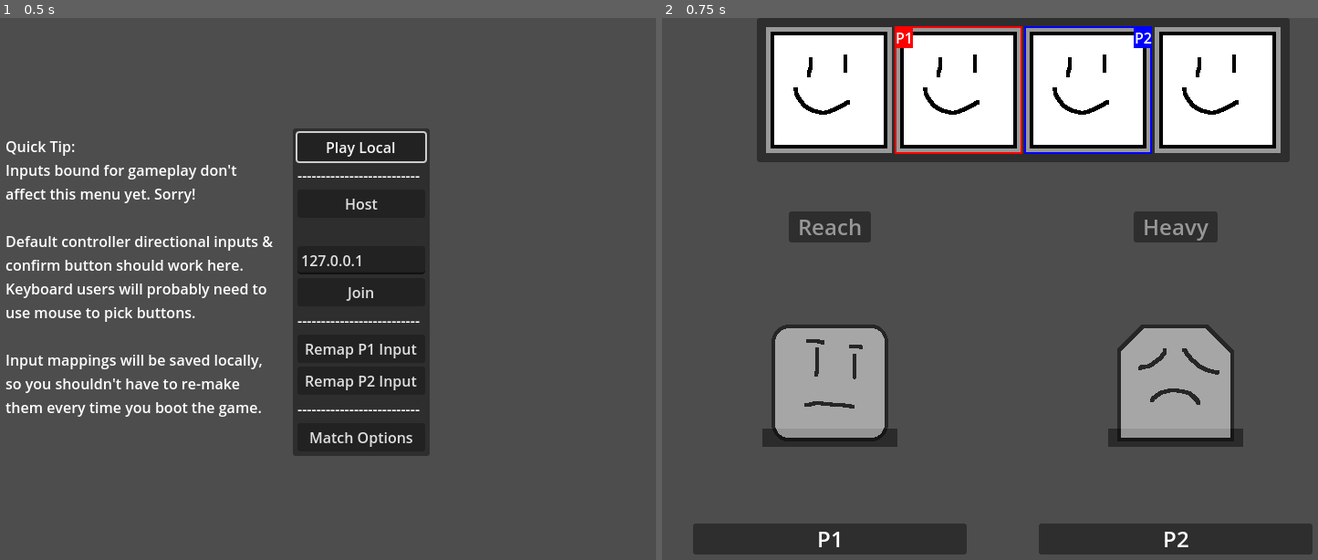
Above: before the commit, frames 1-2 (left to right).
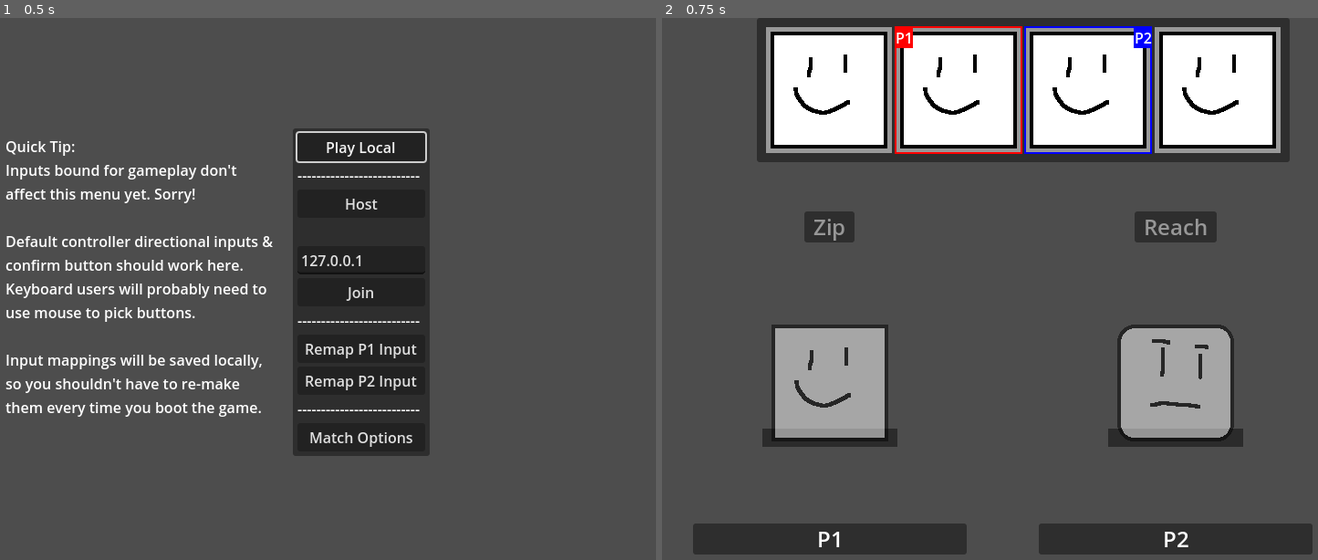
Above: after the commit, the same moments.

Repository: SamBumgardner/spellstrike
Game: Godot game, scene res://network/main.tscn
Same seed, same stepped clock (60 frames per second), same inputs: the game is played once before the commit and once after it.
Inputs:
- Up to frame 1 (0.5 s): no input
- Up to frame 2 (0.75 s): click "Play Local" at 0.5 s

Frame 1 is identical in both runs. In frame 2, 1.4% of the frame differs, in the area x 16-88%, y 35-78%.

Commit message:
add mix character spec and spritesheet

Diff:
--- /dev/null
+++ b/game/assets/data/character/character_mix.tres
@@ -0,0 +1,47 @@
+[gd_resource type="Resource" script_class="CharacterSpec" load_steps=17 format=3 uid="uid://cqsx3i7qb080q"]
+
+[ext_resource type="Texture2D" uid="uid://dqkmjkufqaohn" path="res://assets/art/placeholder_character_sheet_4.png" id="1_cqw70"]
+[ext_resource type="Texture2D" uid="uid://cdy88alpe2xwf" path="res://assets/art/placeholder_defeat_portrait.tres" id="2_wwrrx"]
+[ext_resource type="Script" path="res://player/character_spec.gd" id="3_uhk7e"]
+[ext_resource type="Texture2D" uid="uid://co1nmfg8ck3by" path="res://assets/art/special_icon.png" id="4_jjpcw"]
+[ext_resource type="Resource" uid="uid://co8nnxi0rj0m5" path="res://assets/data/states/character/speed/IdleState.tres" id="5_f7rba"]
+[ext_resource type="Resource" uid="uid://71tfhe4l4xal" path="res://assets/data/states/character/speed/WalkState.tres" id="6_c7mkc"]
+[ext_resource type="Resource" uid="uid://dehg2g8a52b78" path="res://assets/data/states/character/reach/state_reach_a.tres" id="7_5yppu"]
+[ext_resource type="Resource" uid="uid://c5hvq7bwhkhnf" path="res://assets/data/states/character/reach/state_reach_b.tres" id="8_wic5t"]
+[ext_resource type="Resource" uid="uid://d01jfsk5th6cc" path="res://assets/data/states/character/reach/state_reach_c.tres" id="9_rxyns"]
+[ext_resource type="Resource" uid="uid://dmgeh4sj58kv6" path="res://assets/data/states/character/reach/state_reach_s_cancel.tres" id="10_10eq8"]
+[ext_resource type="Resource" uid="uid://cp8nqlat5dodl" path="res://assets/data/states/character/reach/state_reach_s_neutral.tres" id="11_tu6ng"]
+[ext_resource type="Resource" uid="uid://dgxhlme3uf7jt" path="res://assets/data/states/character/speed/HurtState.tres" id="12_regm5"]
+[ext_resource type="Resource" uid="uid://ndjspav4naaj" path="res://assets/data/states/character/speed/DefeatedState.tres" id="13_8i1ef"]
+[ext_resource type="Resource" uid="uid://brc0an4nux82m" path="res://assets/data/states/character/speed/VictoryState.tres" id="14_oyqml"]
+[ext_resource type="Resource" uid="uid://d4f0law1r1n3d" path="res://assets/data/states/character/reach/state_reach_b_chain.tres" id="15_n3bvw"]
+[ext_resource type="Texture2D" uid="uid://bu6wsaejco7uh" path="res://assets/art/placeholder_victory_portrait.tres" id="16_puq1x"]
+
+[resource]
+script = ExtResource("3_uhk7e")
+name = "Mix"
+victory_portrait = ExtResource("16_puq1x")
+defeat_portrait = ExtResource("2_wwrrx")
+animation_sprite = ExtResource("1_cqw70")
+special_icon = ExtResource("4_jjpcw")
+walk_speed = 4
+back_walk_speed = 4
+walk_accel = 5
+walk_drag = 2
+width = 128
+max_hp = 150
+special_uses = 5
+states = {
+0: ExtResource("5_f7rba"),
+1: ExtResource("6_c7mkc"),
+2: ExtResource("7_5yppu"),
+3: ExtResource("8_wic5t"),
+4: ExtResource("9_rxyns"),
+5: ExtResource("10_10eq8"),
+6: ExtResource("11_tu6ng"),
+8: ExtResource("12_regm5"),
+9: ExtResource("13_8i1ef"),
+10: ExtResource("14_oyqml"),
+11: ExtResource("15_n3bvw")
+}
+maximum_active_projectiles = 1
--- a/game/player/Player.tscn
+++ b/game/player/Player.tscn
@@ -219,6 +219,22 @@
 "values": [4, 4, 5, 5, 6, 6]
 }
 
+[sub_resource type="Animation" id="Animation_7etnt"]
+length = 0.683335
+step = 0.0166667
+tracks/0/type = "value"
+tracks/0/imported = false
+tracks/0/enabled = true
+tracks/0/path = NodePath("Sprite2D:frame")
+tracks/0/interp = 1
+tracks/0/loop_wrap = true
+tracks/0/keys = {
+"times": PackedFloat32Array(0, 0.25, 0.266667, 0.333333, 0.35, 0.666667),
+"transitions": PackedFloat32Array(1, 1, 1, 1, 1, 1),
+"update": 1,
+"values": [4, 4, 5, 5, 6, 6]
+}
+
 [sub_resource type="Animation" id="Animation_gsith"]
 resource_name = "s_cancel"
 length = 0.500002
@@ -251,22 +267,6 @@
 "transitions": PackedFloat32Array(1, 1),
 "update": 1,
 "values": [6, 6]
-}
-
-[sub_resource type="Animation" id="Animation_7etnt"]
-length = 0.683335
-step = 0.0166667
-tracks/0/type = "value"
-tracks/0/imported = false
-tracks/0/enabled = true
-tracks/0/path = NodePath("Sprite2D:frame")
-tracks/0/interp = 1
-tracks/0/loop_wrap = true
-tracks/0/keys = {
-"times": PackedFloat32Array(0, 0.25, 0.266667, 0.333333, 0.35, 0.666667),
-"transitions": PackedFloat32Array(1, 1, 1, 1, 1, 1),
-"update": 1,
-"values": [4, 4, 5, 5, 6, 6]
 }
 
 [sub_resource type="AnimationLibrary" id="AnimationLibrary_58e2l"]
@@ -327,6 +327,22 @@
 "values": [4, 4, 5, 5, 6, 6]
 }
 
+[sub_resource type="Animation" id="Animation_38k8h"]
+length = 0.783335
+step = 0.0166667
+tracks/0/type = "value"
+tracks/0/imported = false
+tracks/0/enabled = true
+tracks/0/path = NodePath("Sprite2D:frame")
+tracks/0/interp = 1
+tracks/0/loop_wrap = true
+tracks/0/keys = {
+"times": PackedFloat32Array(0, 0.233333, 0.25, 0.316667, 0.333333, 0.766667),
+"transitions": PackedFloat32Array(1, 1, 1, 1, 1, 1),
+"update": 1,
+"values": [4, 4, 5, 5, 6, 6]
+}
+
 [sub_resource type="Animation" id="Animation_l87ip"]
 length = 0.116668
 step = 0.0166667
@@ -354,22 +370,6 @@
 tracks/0/loop_wrap = true
 tracks/0/keys = {
 "times": PackedFloat32Array(0, 0.15, 0.166667, 0.2, 0.216667, 0.533333),
-"transitions": PackedFloat32Array(1, 1, 1, 1, 1, 1),
-"update": 1,
-"values": [4, 4, 5, 5, 6, 6]
-}
-
-[sub_resource type="Animation" id="Animation_38k8h"]
-length = 0.783335
-step = 0.0166667
-tracks/0/type = "value"
-tracks/0/imported = false
-tracks/0/enabled = true
-tracks/0/path = NodePath("Sprite2D:frame")
-tracks/0/interp = 1
-tracks/0/loop_wrap = true
-tracks/0/keys = {
-"times": PackedFloat32Array(0, 0.233333, 0.25, 0.316667, 0.333333, 0.766667),
 "transitions": PackedFloat32Array(1, 1, 1, 1, 1, 1),
 "update": 1,
 "values": [4, 4, 5, 5, 6, 6]
--- a/game/ui/menu/character_select/character_options.gd
+++ b/game/ui/menu/character_select/character_options.gd
@@ -7,10 +7,10 @@
 @onready var targetable_ui: Array = $MC/GC.get_children()
 
 var character_specifications: Array[CharacterSpec] = [
+    load("res://assets/data/character/character_mix.tres"),
     load("res://assets/data/character/character_speed.tres"),
     load("res://assets/data/character/character_reach.tres"),
     load("res://assets/data/character/character_heavy.tres"),
-    load("res://assets/data/character/character_reach.tres"),
 ]
 
 func _get_initial_index(cursor_side: Player.Side, player_information: PlayerInformation) -> int:
Binary file added: game/assets/art/placeholder_character_sheet_4.png
Not shown, added: game/assets/art/placeholder_character_sheet_4.png.import
